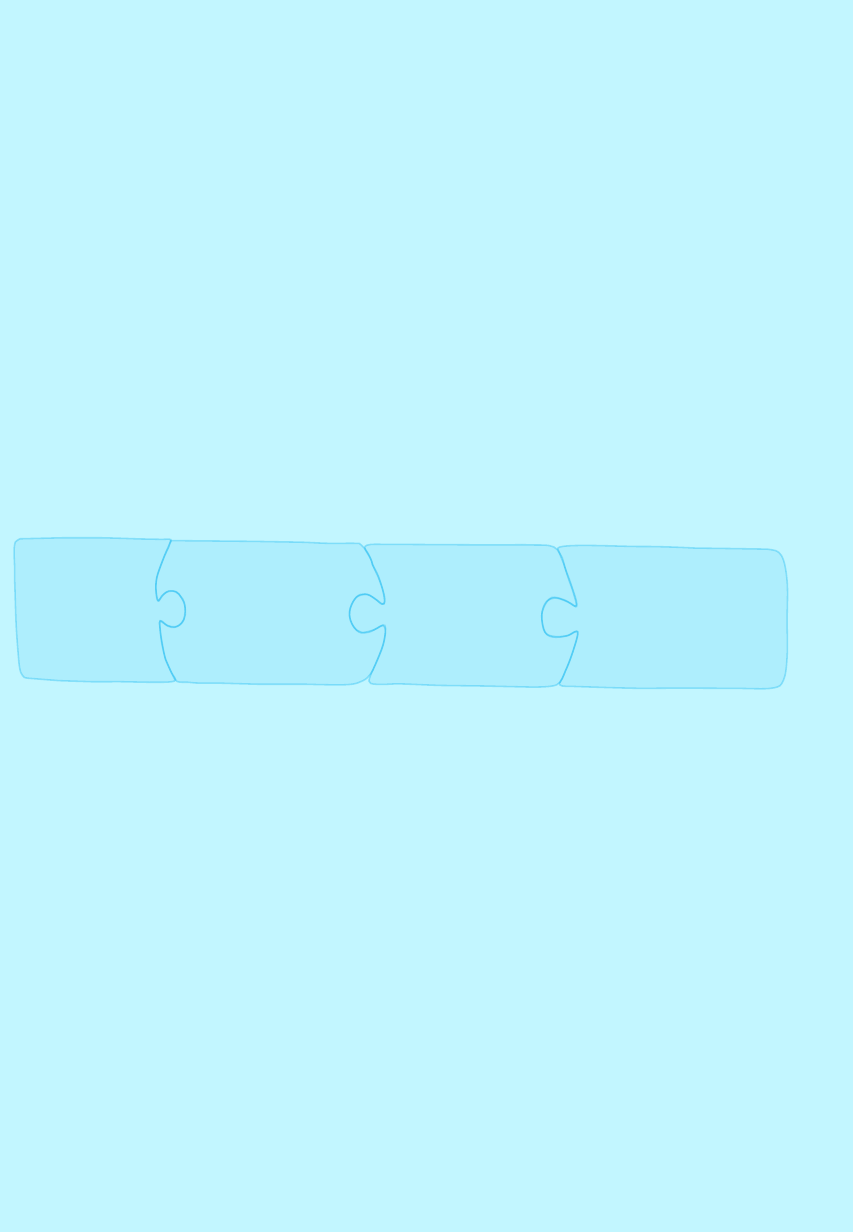
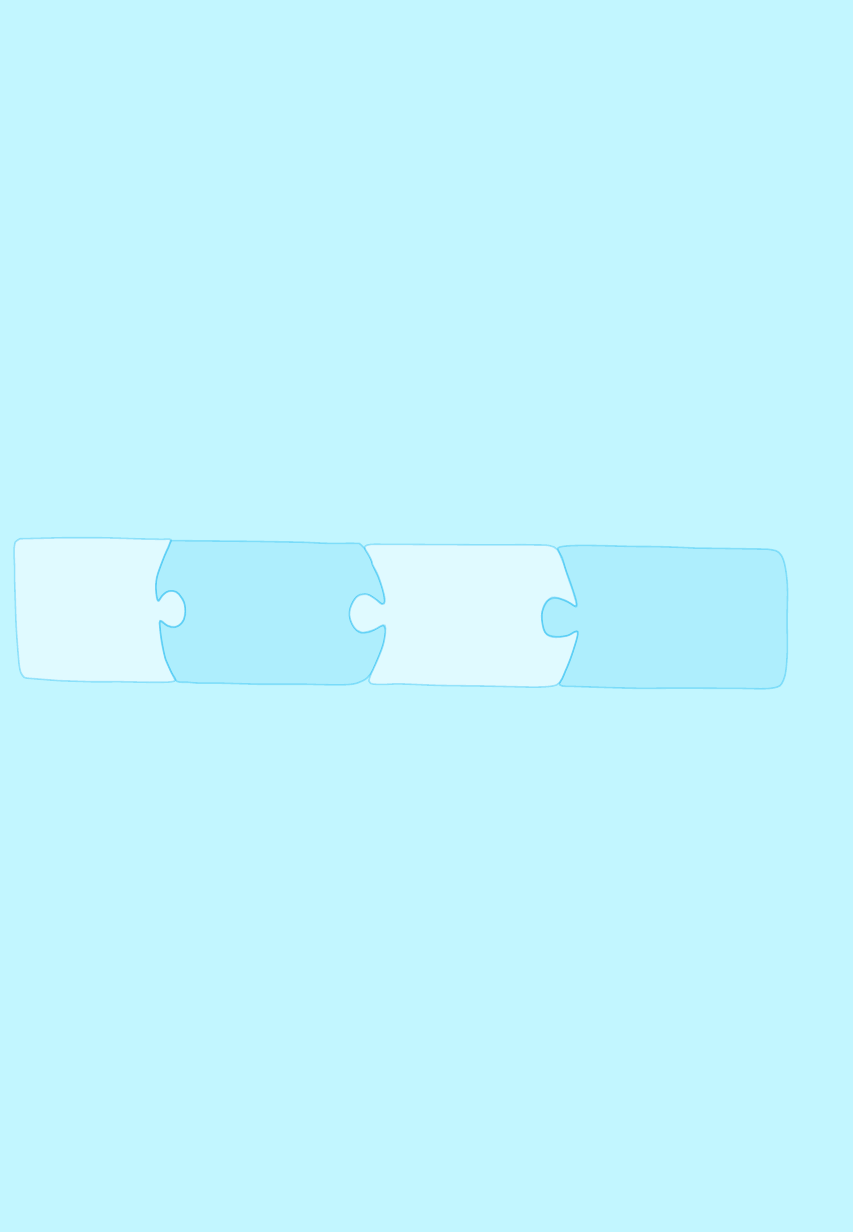
Before and after one commit to Miloepeng/ModMatch-Orbital-Project, a slide deck: slide 14 of puzzle.pptx (slide 12 before the commit). Drawn at 853x1232 pixels with LibreOffice and Linux fonts; fonts in the diff are those of the drawing. Boxes give left, top, right and bottom in pixels: in the first picture for what was removed or moved away, otherwise in the second. Text is boxed around its words. In the diff, an @@ line names an element or a change of style, - is before the commit and + after.

```diff
--- a/puzzle.pptx
+++ b/puzzle.pptx
@@ freeform shape at (14, 538, 184, 682): fill #00B0F0 at 10% opacity to #FFFFFF at 50% opacity @@
@@ freeform shape at (349, 545, 578, 688): fill #00B0F0 at 10% opacity to #FFFFFF at 50% opacity @@
```
Also in this commit, not shown: 1 other slide changed, 2 slides added, 2 other files.
